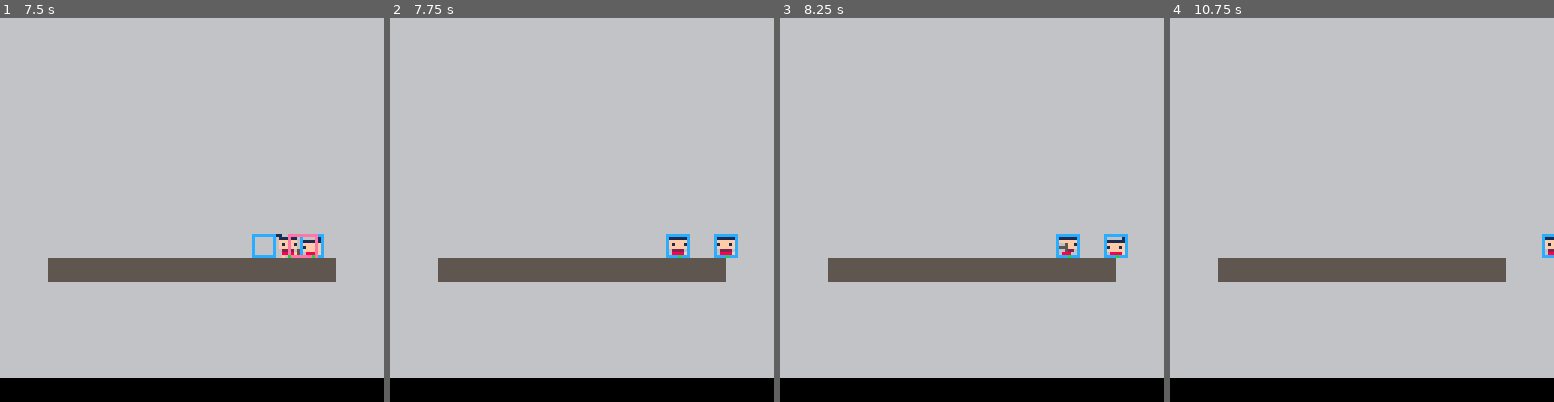
Above: before the commit, frames 1-4 (left to right).
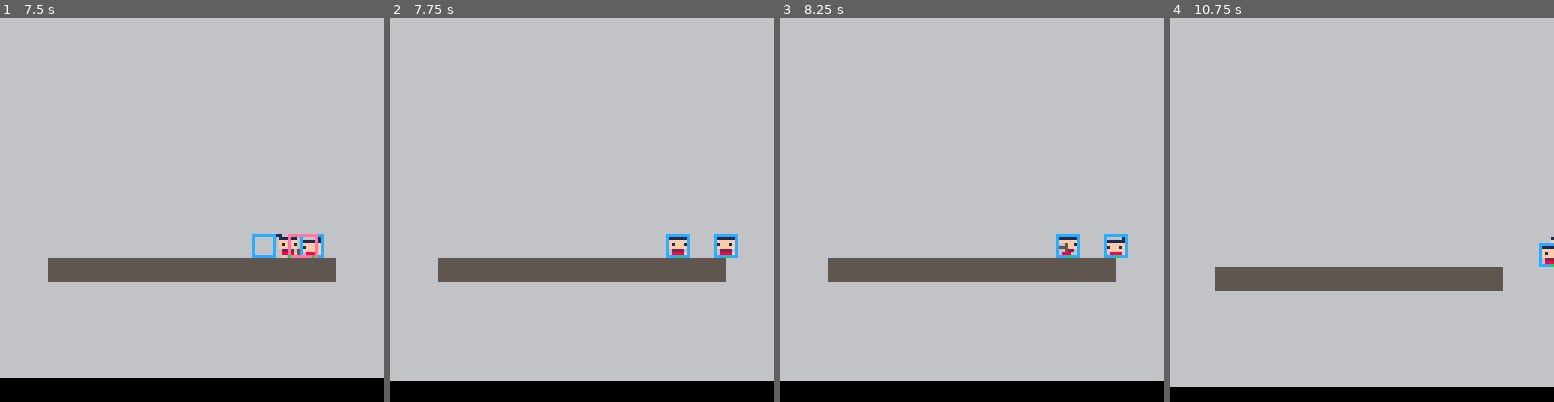
Above: after the commit, the same moments.

Repository: Wagomu056/chanbara
Game: PICO-8 cartridge chanbara.p8
Same seed, same stepped clock (60 frames per second), same inputs: the game is played once before the commit and once after it.
Inputs:
- Up to frame 1 (7.5 s): tap O (Z key) at 0.7, 1.7, 2.1, 2.5, 2.9, 3.3, 3.7, 4.1, 4.5, 4.9, 5.3, 5.7, 6.1, 6.5, 6.9, 7.3 s
- Up to frame 2 (7.75 s): tap O (Z key) at 7.7 s
- Up to frame 3 (8.25 s): tap O (Z key) at 8.1 s
- Up to frame 4 (10.75 s): tap O (Z key) every 0.4 s from 8.5 to 10.5 s

Frame 1 is identical in both runs. In frame 2, 0.8% of the frame differs, in the area x 0-100%, y 93-95%; in frame 3, 0.8%; in frame 4, 6.2%, in the area x 0-100%, y 56-97%.

Commit message:
カメラシェイク追加

Diff:
--- a/chanbara.p8
+++ b/chanbara.p8
@@ -66,6 +66,24 @@
 	obj.y = y
 
 	return obj
+end
+
+-- shake --
+local shake_offset = 0
+function screen_shake()
+	local fade = 0.5
+	local offset_x=16-rnd(32)
+	local offset_y=16-rnd(32)
+
+	offset_x*=shake_offset
+	offset_y*=shake_offset
+
+	camera(offset_x,offset_y)
+
+	shake_offset*=fade
+	if shake_offset<0.05 then
+		shake_offset=0
+	end
 end
 
 -- anim --
@@ -567,6 +585,7 @@
 
 	obj.def_callback = function(self, atk_box)
 		self.is_damage = true
+		shake_offset = 0.2
 	end
 
 	return obj
@@ -658,6 +677,8 @@
 end
 
 function _draw()
+	screen_shake()
+
 	map_info:draw()
 	player_list:draw()
 
